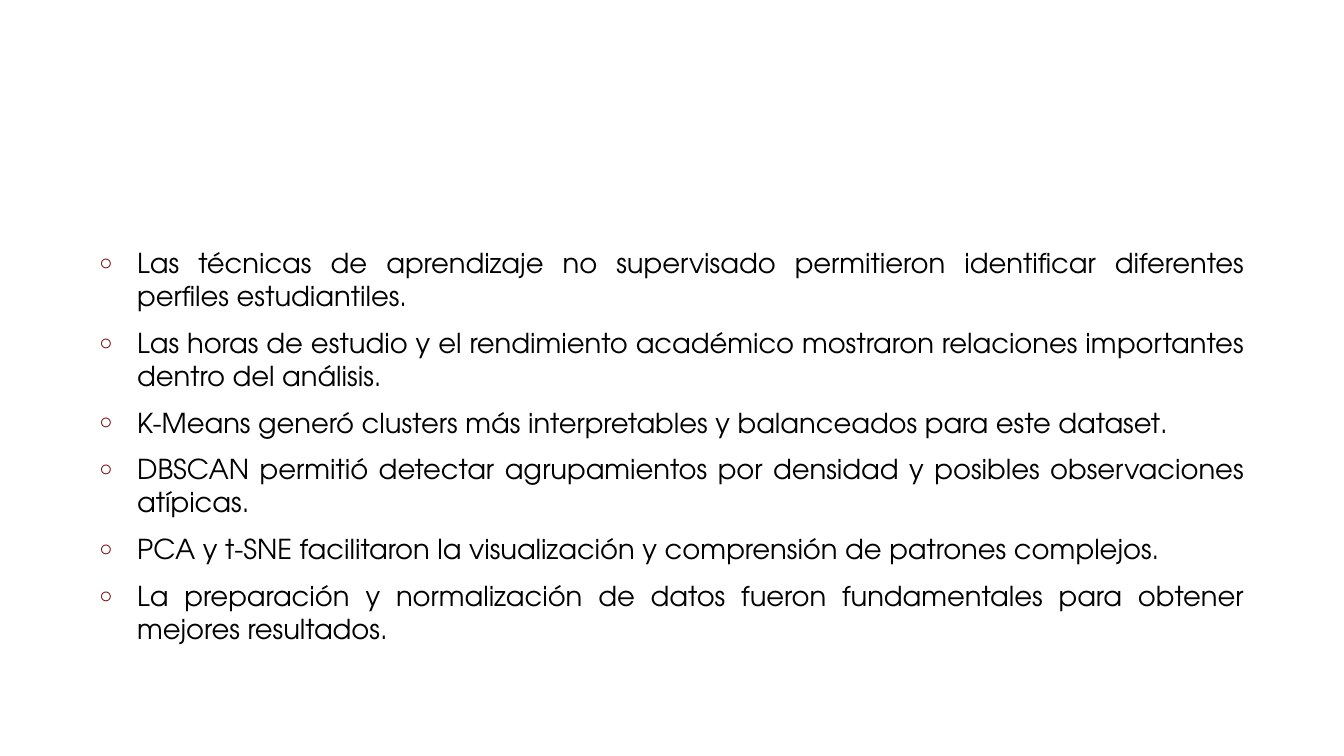
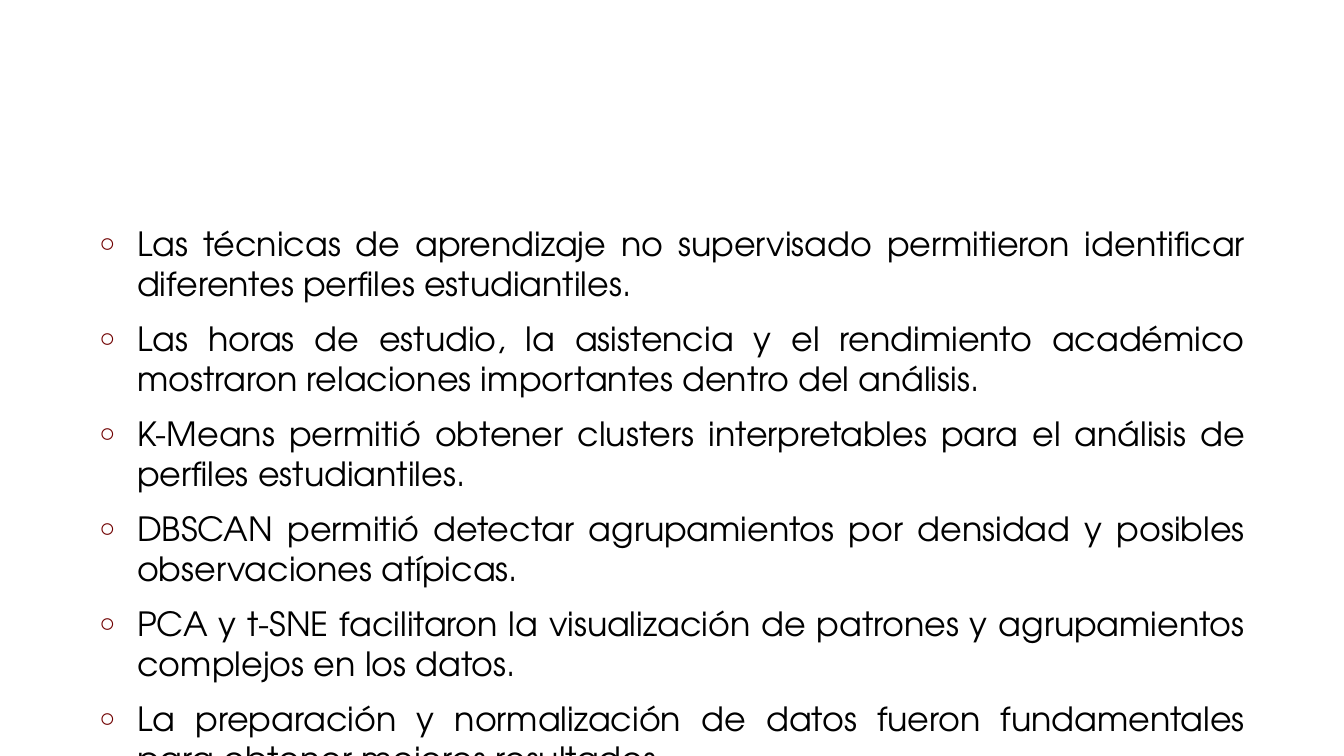
Before and after one commit to jhonquimi-png/Aprendizaje_Automatico, a slide deck: slide 10 of presentacion/UEES Aprendizaje Automatica - Semana 3 Actividad 1.pptx. Drawn at 1344x756 pixels with LibreOffice and Linux fonts; fonts in the diff are those of the drawing; background and template pictures are left out. Boxes give left, top, right and bottom in pixels: in the first picture for what was removed or moved away, otherwise in the second. Text is boxed around its words. In the diff, an @@ line names an element or a change of style, - is before the commit and + after.

```diff
--- a/presentacion/UEES Aprendizaje Automatica - Semana 3 Actividad 1.pptx
+++ b/presentacion/UEES Aprendizaje Automatica - Semana 3 Actividad 1.pptx
@@ text at (137, 230, 1245, 747): size 19.6 to 23.8 pt in "Las técnicas de aprendizaje no supervisado permitieron ...", "DBSCAN permitió detectar agrupamientos por densidad y ...", "La preparación y normalización de datos fueron ..." @@
@@ text at (137, 325, 1245, 493): text changed; size 19.6 to 23.8 pt @@
-○ Las horas de estudio y el rendimiento académico mostraron relaciones importantes dentro del análisis.
-○ K-Means generó clusters más interpretables y balanceados para este dataset.
+○ Las horas de estudio, la asistencia y el rendimiento académico mostraron relaciones importantes dentro del análisis.
+○ K-Means permitió obtener clusters interpretables para el análisis de perfiles estudiantiles.
@@ text at (137, 610, 1244, 683): text changed; size 19.6 to 23.8 pt @@
-○ PCA y t-SNE facilitaron la visualización y comprensión de patrones complejos.
+○ PCA y t-SNE facilitaron la visualización de patrones y agrupamientos complejos en los datos.
```
Also in this commit, not shown: 5 other slides changed.
